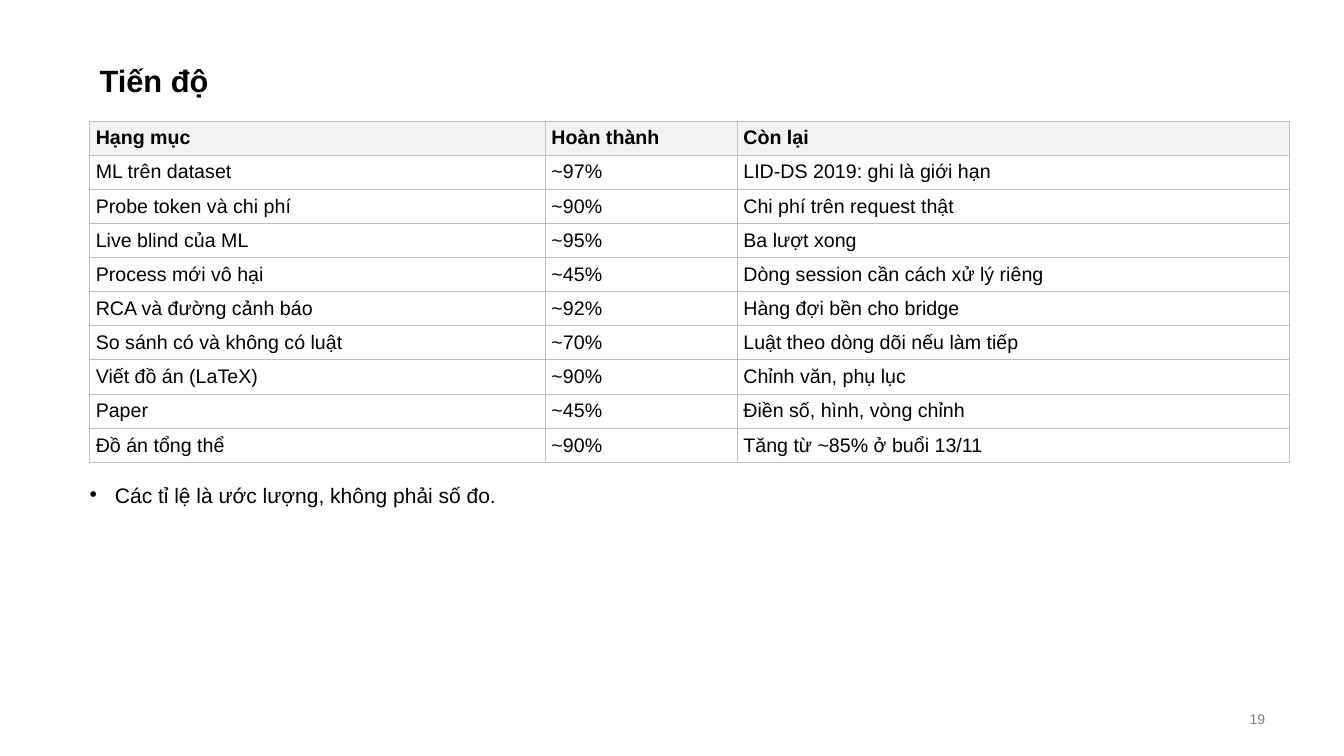
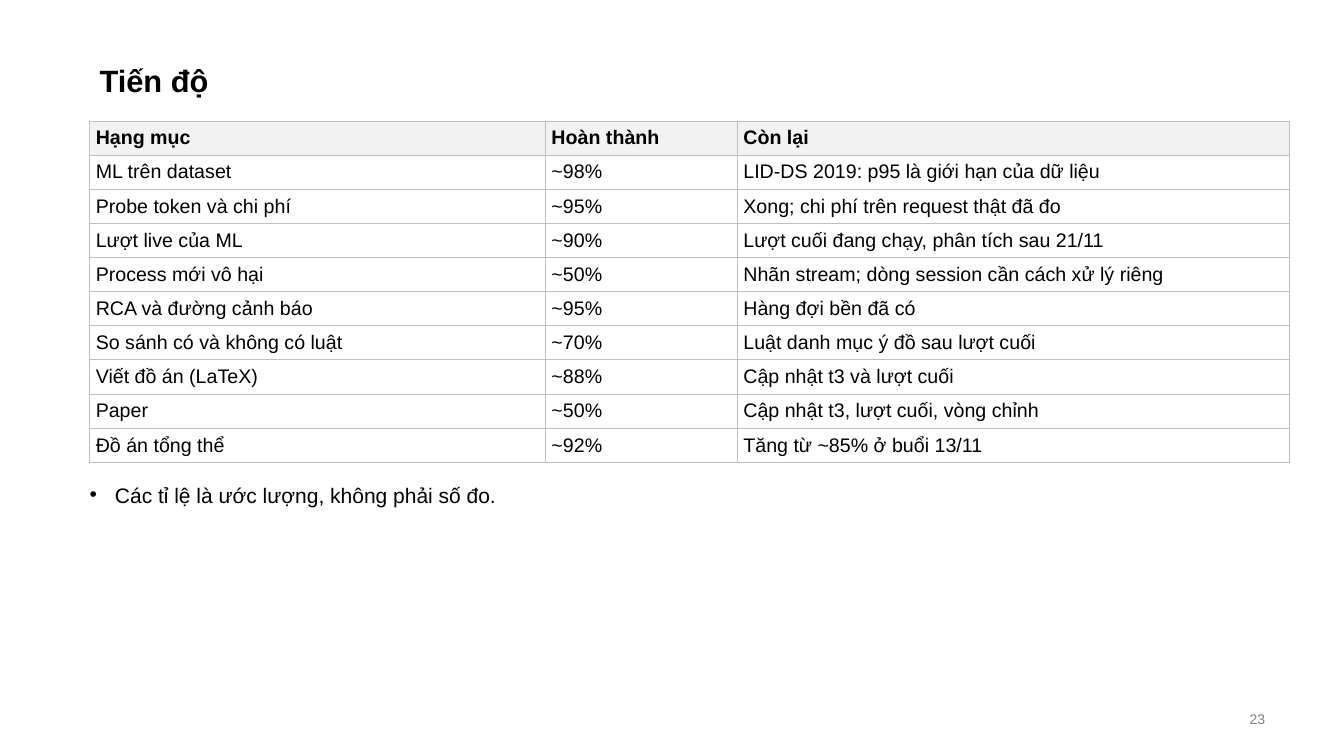
Before and after one commit to tndat-dev/eBPF-project, a slide deck: slide 23 of docs/Slide-runtime_security(20_11).pptx (slide 19 before the commit). Drawn at 1344x756 pixels with LibreOffice and Linux fonts; fonts in the diff are those of the drawing. Boxes give left, top, right and bottom in pixels: in the first picture for what was removed or moved away, otherwise in the second. Text is boxed around its words. In the diff, an @@ line names an element or a change of style, - is before the commit and + after.

Commit message:
Progress report (22 pages) and slides (24) 13/11-20/11 updated: lidds-ml-v5-t3 (amendment 1, with its disclosures), improvement-round-v1 D1-D18, the final live run (design, rehearsal, status 309/945 at 19/11 22:41), the new architecture figures, progress and questions; WORKLOG

```diff
--- a/docs/Slide-runtime_security(20_11).pptx
+++ b/docs/Slide-runtime_security(20_11).pptx
@@ table at [90,121,1289,463] @@
-row 2, column 2: ~97%
+row 2, column 2: ~98%
-row 2, column 3: LID-DS 2019: ghi là giới hạn
+row 2, column 3: LID-DS 2019: p95 là giới hạn của dữ liệu
-row 3, column 2: ~90%
+row 3, column 2: ~95%
-row 3, column 3: Chi phí trên request thật
+row 3, column 3: Xong; chi phí trên request thật đã đo
-row 4: Live blind của ML | ~95% | Ba lượt xong
+row 4: Lượt live của ML | ~90% | Lượt cuối đang chạy, phân tích sau 21/11
-row 5, column 2: ~45%
+row 5, column 2: ~50%
-row 5, column 3: Dòng session cần cách xử lý riêng
+row 5, column 3: Nhãn stream; dòng session cần cách xử lý riêng
-row 6, column 2: ~92%
+row 6, column 2: ~95%
-row 6, column 3: Hàng đợi bền cho bridge
+row 6, column 3: Hàng đợi bền đã có
-row 7, column 3: Luật theo dòng dõi nếu làm tiếp
+row 7, column 3: Luật danh mục ý đồ sau lượt cuối
-row 8, column 2: ~90%
+row 8, column 2: ~88%
-row 8, column 3: Chỉnh văn, phụ lục
+row 8, column 3: Cập nhật t3 và lượt cuối
-row 9, column 2: ~45%
+row 9, column 2: ~50%
-row 9, column 3: Điền số, hình, vòng chỉnh
+row 9, column 3: Cập nhật t3, lượt cuối, vòng chỉnh
-row 10, column 2: ~90%
+row 10, column 2: ~92%
@@ page number at [1250,714,1266,724]: text changed @@
-19
+23
```
Also in this commit, not shown: 8 other slides changed, 5 slides added, 1 slide removed, 5 other files.
